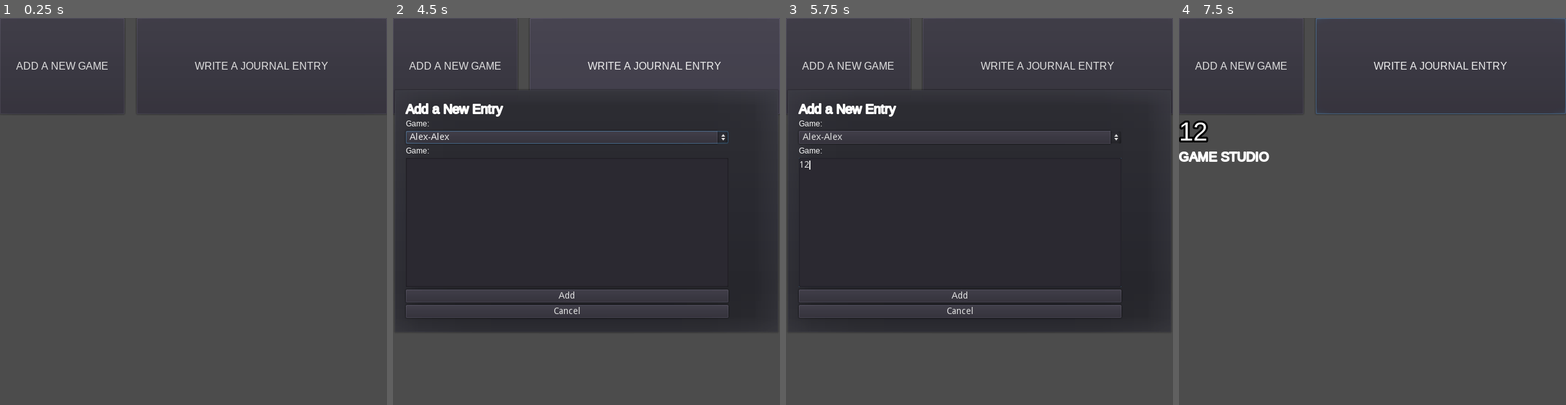
Above: before the commit, frames 1-4 (left to right).
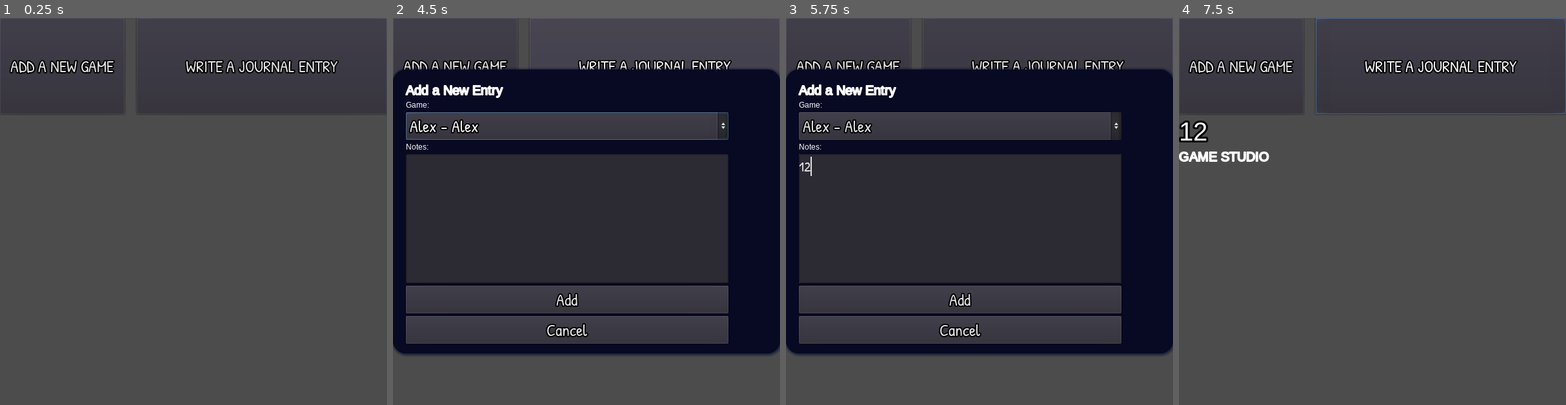
Above: after the commit, the same moments.

Repository: KTGoldwolf/game-journal
Game: Godot game, scene res://ui-component/simple/SimpleGameList.tscn
Same seed, same stepped clock (60 frames per second), same inputs: the game is played once before the commit and once after it.
Inputs (mouse positions are in pixels of both pictures, inside the frame that each line leads up to):
- Up to frame 1 (0.25 s): no input
- Up to frame 2 (4.5 s): click "ADD A NEW GAME" at 0.5 s; click (567, 192) at 1.27 s; type "Alex" at 1.35 s; click (567, 211) at 1.5 s; type "Alex" at 1.58 s; click "Add to Game Store" at 2 s; click "ADD A NEW GAME" at 2.75 s; click "Cancel" at 3.5 s; click "WRITE A JOURNAL ENTRY" at 4.25 s
- Up to frame 3 (5.75 s): click (960, 223) at 5.02 s; type "12" at 5.1 s
- Up to frame 4 (7.5 s): click "Add" at 5.75 s; click "WRITE A JOURNAL ENTRY" at 6.5 s; click "Cancel" at 7.25 s

The runs differ from the first frame. In frame 1, 1.8% of the frame differs, in the area x 2-88%, y 10-15%; in frame 2, 33%, in the area x 0-100%, y 10-88%; in frame 3, 33%; in frame 4, 1.8%.

Commit message:
Begin styling input forms

Diff:
--- /dev/null
+++ b/fonts/hand_button_font.tres
@@ -0,0 +1,9 @@
+[gd_resource type="DynamicFont" load_steps=2 format=2]
+
+[ext_resource path="res://fonts/PatrickHand-Regular.ttf" type="DynamicFontData" id=1]
+
+[resource]
+size = 26
+outline_size = 2
+outline_color = Color( 0, 0, 0, 1 )
+font_data = ExtResource( 1 )
--- /dev/null
+++ b/fonts/hand_textbox_font.tres
@@ -0,0 +1,8 @@
+[gd_resource type="DynamicFont" load_steps=2 format=2]
+
+[ext_resource path="res://fonts/PatrickHand-Regular.ttf" type="DynamicFontData" id=1]
+
+[resource]
+size = 22
+use_filter = true
+font_data = ExtResource( 1 )
--- a/project.godot
+++ b/project.godot
@@ -49,6 +49,7 @@
 [display]
 
 window/size/width=600
+window/handheld/orientation="portrait"
 window/stretch/mode="2d"
 window/stretch/aspect="expand"
 
@@ -58,4 +59,6 @@
 
 [rendering]
 
+quality/intended_usage/framebuffer_allocation=0
+quality/intended_usage/framebuffer_allocation.mobile=0
 environment/default_environment="res://default_env.tres"
--- a/scripts/simple/AddGamePopup.gd
+++ b/scripts/simple/AddGamePopup.gd
@@ -12,19 +12,23 @@
 # called immediately before the popup is rendered
 # refresh the gamelist to the latest
 func onShow() -> void:
+	clearForm()
 	var gameList = GameStoreText.getGameList()
 	print(gameList)
 	for game in gameList:
-		gameOptions.add_item(game.gameName + "-" + game.studioName)
+		gameOptions.add_item(game.gameName + " - " + game.studioName)
 
 func _on_NewGameButton_pressed() -> void:
 	# todo: Implement saving notes
 	emit_signal("AddGameEntry", noteInput.text)
-	clear()
+	resetForm()
 
 func _on_Cancel_pressed() -> void:
-	clear()
+	resetForm()
 
-func clear() -> void:
+func resetForm() -> void:
+	clearForm()
+	hide()
+
+func clearForm() -> void:
 	noteInput.text = ""
-	hide()
--- a/themes/game-journal-theme.tres
+++ b/themes/game-journal-theme.tres
@@ -1,7 +1,19 @@
-[gd_resource type="Theme" load_steps=3 format=2]
+[gd_resource type="Theme" load_steps=5 format=2]
 
 [ext_resource path="res://fonts/ArimoSmall.tres" type="DynamicFont" id=1]
-[ext_resource path="res://fonts/ButtonFont.tres" type="DynamicFont" id=2]
+[ext_resource path="res://fonts/hand_button_font.tres" type="DynamicFont" id=2]
+[ext_resource path="res://fonts/hand_textbox_font.tres" type="DynamicFont" id=3]
+
+[sub_resource type="StyleBoxFlat" id=1]
+bg_color = Color( 0.0313726, 0.0352941, 0.137255, 1 )
+corner_radius_top_left = 20
+corner_radius_top_right = 20
+corner_radius_bottom_right = 20
+corner_radius_bottom_left = 20
+corner_detail = 9
+shadow_color = Color( 0.00784314, 0.054902, 0.176471, 0.6 )
+shadow_size = 5
+shadow_offset = Vector2( 1, 1 )
 
 [resource]
 default_font = ExtResource( 1 )
@@ -25,3 +37,56 @@
 Label/constants/shadow_offset_y = 1
 Label/fonts/font = ExtResource( 1 )
 Label/styles/normal = null
+OptionButton/colors/font_color = Color( 0.88, 0.88, 0.88, 1 )
+OptionButton/colors/font_color_disabled = Color( 0.9, 0.9, 0.9, 0.2 )
+OptionButton/colors/font_color_hover = Color( 0.94, 0.94, 0.94, 1 )
+OptionButton/colors/font_color_pressed = Color( 1, 1, 1, 1 )
+OptionButton/constants/arrow_margin = 2
+OptionButton/constants/hseparation = 2
+OptionButton/fonts/font = ExtResource( 2 )
+OptionButton/icons/arrow = null
+OptionButton/styles/disabled = null
+OptionButton/styles/focus = null
+OptionButton/styles/hover = null
+OptionButton/styles/normal = null
+OptionButton/styles/pressed = null
+PopupDialog/styles/panel = SubResource( 1 )
+TextEdit/colors/background_color = Color( 0, 0, 0, 0 )
+TextEdit/colors/bookmark_color = Color( 0.08, 0.49, 0.98, 1 )
+TextEdit/colors/brace_mismatch_color = Color( 1, 0.2, 0.2, 1 )
+TextEdit/colors/breakpoint_color = Color( 0.8, 0.8, 0.4, 0.2 )
+TextEdit/colors/caret_background_color = Color( 0, 0, 0, 1 )
+TextEdit/colors/caret_color = Color( 0.88, 0.88, 0.88, 1 )
+TextEdit/colors/code_folding_color = Color( 0.8, 0.8, 0.8, 0.8 )
+TextEdit/colors/completion_background_color = Color( 0.17, 0.16, 0.2, 1 )
+TextEdit/colors/completion_existing_color = Color( 0.87, 0.87, 0.87, 0.13 )
+TextEdit/colors/completion_font_color = Color( 0.67, 0.67, 0.67, 1 )
+TextEdit/colors/completion_scroll_color = Color( 1, 1, 1, 1 )
+TextEdit/colors/completion_selected_color = Color( 0.26, 0.26, 0.27, 1 )
+TextEdit/colors/current_line_color = Color( 0.25, 0.25, 0.26, 0.8 )
+TextEdit/colors/executing_line_color = Color( 0.2, 0.8, 0.2, 0.4 )
+TextEdit/colors/font_color = Color( 0.88, 0.88, 0.88, 1 )
+TextEdit/colors/font_color_readonly = Color( 0.88, 0.88, 0.88, 0.5 )
+TextEdit/colors/font_color_selected = Color( 0, 0, 0, 1 )
+TextEdit/colors/function_color = Color( 0.4, 0.64, 0.81, 1 )
+TextEdit/colors/line_number_color = Color( 0.67, 0.67, 0.67, 0.4 )
+TextEdit/colors/mark_color = Color( 1, 0.4, 0.4, 0.4 )
+TextEdit/colors/member_variable_color = Color( 0.9, 0.31, 0.35, 1 )
+TextEdit/colors/number_color = Color( 0.92, 0.58, 0.2, 1 )
+TextEdit/colors/safe_line_number_color = Color( 0.67, 0.78, 0.67, 0.6 )
+TextEdit/colors/selection_color = Color( 0.49, 0.49, 0.49, 1 )
+TextEdit/colors/symbol_color = Color( 0.94, 0.94, 0.94, 1 )
+TextEdit/colors/word_highlighted_color = Color( 0.8, 0.9, 0.9, 0.15 )
+TextEdit/constants/completion_lines = 7
+TextEdit/constants/completion_max_width = 50
+TextEdit/constants/completion_scroll_width = 3
+TextEdit/constants/line_spacing = 4
+TextEdit/fonts/font = ExtResource( 3 )
+TextEdit/icons/fold = null
+TextEdit/icons/folded = null
+TextEdit/icons/space = null
+TextEdit/icons/tab = null
+TextEdit/styles/completion = null
+TextEdit/styles/focus = null
+TextEdit/styles/normal = null
+TextEdit/styles/read_only = null
--- a/ui-component/simple/SimpleGameList.tscn
+++ b/ui-component/simple/SimpleGameList.tscn
@@ -1,11 +1,11 @@
 [gd_scene load_steps=9 format=2]
 
-[ext_resource path="res://fonts/ButtonFont.tres" type="DynamicFont" id=1]
 [ext_resource path="res://scripts/simple/SimpleGameList.gd" type="Script" id=2]
 [ext_resource path="res://fonts/ArimoHeader.tres" type="DynamicFont" id=3]
 [ext_resource path="res://scripts/simple/AddGamePopup.gd" type="Script" id=4]
 [ext_resource path="res://scripts/AddGameStorePopup.gd" type="Script" id=5]
 [ext_resource path="res://fonts/ArimoNotes.tres" type="DynamicFont" id=6]
+[ext_resource path="res://themes/game-journal-theme.tres" type="Theme" id=7]
 
 [sub_resource type="InputEventAction" id=1]
 action = "ui_accept"
@@ -38,7 +38,7 @@
 margin_right = 193.0
 margin_bottom = 149.0
 size_flags_horizontal = 3
-custom_fonts/font = ExtResource( 1 )
+theme = ExtResource( 7 )
 text = "ADD A NEW GAME"
 
 [node name="AddGameButton" type="Button" parent="CenterContainer/HBoxContainer"]
@@ -48,7 +48,7 @@
 size_flags_horizontal = 3
 size_flags_vertical = 3
 size_flags_stretch_ratio = 2.0
-custom_fonts/font = ExtResource( 1 )
+theme = ExtResource( 7 )
 text = "WRITE A JOURNAL ENTRY"
 
 [node name="ScrollContainer" type="ScrollContainer" parent="CenterContainer"]
@@ -63,9 +63,10 @@
 [node name="AddGameNotesPopup" type="PopupDialog" parent="."]
 visible = true
 anchor_right = 1.0
-margin_bottom = 381.0
+margin_bottom = 440.0
 grow_horizontal = 2
 grow_vertical = 2
+theme = ExtResource( 7 )
 popup_exclusive = true
 script = ExtResource( 4 )
 __meta__ = {
@@ -98,41 +99,45 @@
 [node name="GameOptionsInput" type="OptionButton" parent="AddGameNotesPopup/VBoxContainer"]
 margin_top = 46.0
 margin_right = 500.0
-margin_bottom = 66.0
+margin_bottom = 89.0
 __meta__ = {
 "_edit_use_anchors_": false
 }
 
 [node name="NotesLabel" type="Label" parent="AddGameNotesPopup/VBoxContainer"]
-margin_top = 70.0
-margin_right = 500.0
-margin_bottom = 84.0
+margin_top = 93.0
+margin_right = 500.0
+margin_bottom = 107.0
 custom_fonts/font = ExtResource( 6 )
-text = "Game:"
+text = "Notes:"
 
 [node name="Notes" type="TextEdit" parent="AddGameNotesPopup/VBoxContainer"]
-margin_top = 88.0
-margin_right = 500.0
-margin_bottom = 288.0
+margin_top = 111.0
+margin_right = 500.0
+margin_bottom = 311.0
 grow_horizontal = 2
 grow_vertical = 2
 rect_min_size = Vector2( 0, 200 )
 size_flags_horizontal = 3
 size_flags_vertical = 3
+text = "Placeholder Text. Demo Text. I play lots of games and I write notes about those games that I play. Sometimes I might event use this app to write them.
+
+What a nice bunch of text on a nice morning."
+wrap_enabled = true
 
 [node name="AddEntryButton" type="Button" parent="AddGameNotesPopup/VBoxContainer"]
-margin_top = 292.0
-margin_right = 500.0
-margin_bottom = 312.0
+margin_top = 315.0
+margin_right = 500.0
+margin_bottom = 358.0
 size_flags_horizontal = 3
 size_flags_stretch_ratio = 0.2
 shortcut = SubResource( 2 )
 text = "Add"
 
 [node name="Cancel" type="Button" parent="AddGameNotesPopup/VBoxContainer"]
-margin_top = 316.0
-margin_right = 500.0
-margin_bottom = 336.0
+margin_top = 362.0
+margin_right = 500.0
+margin_bottom = 405.0
 size_flags_horizontal = 3
 size_flags_stretch_ratio = 0.2
 shortcut = SubResource( 2 )
Binary file added: fonts/PatrickHand-Regular.ttf
